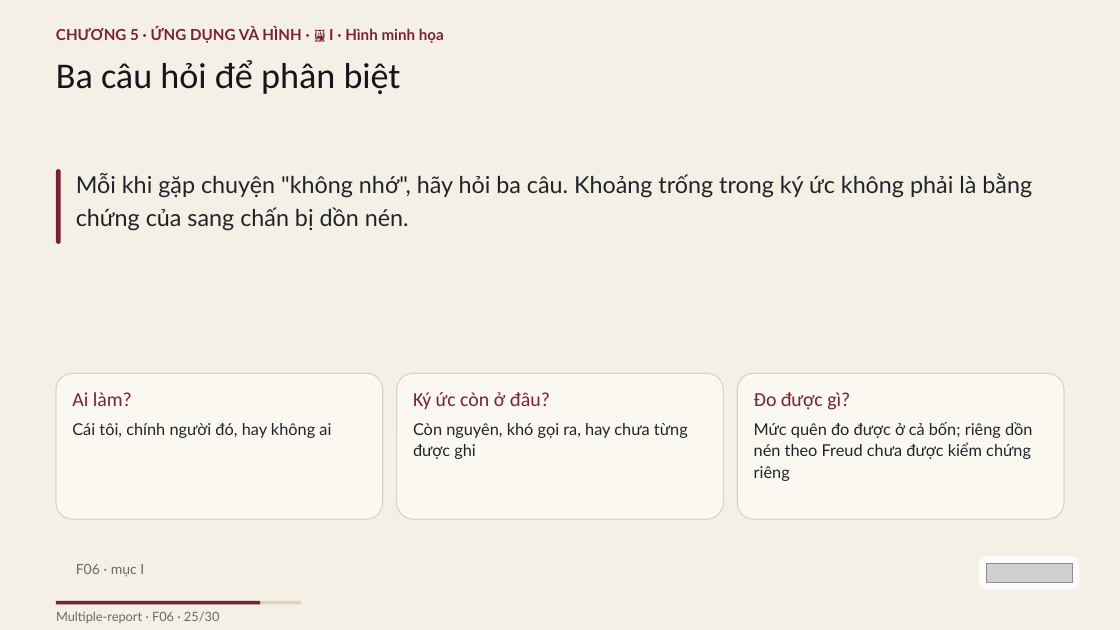
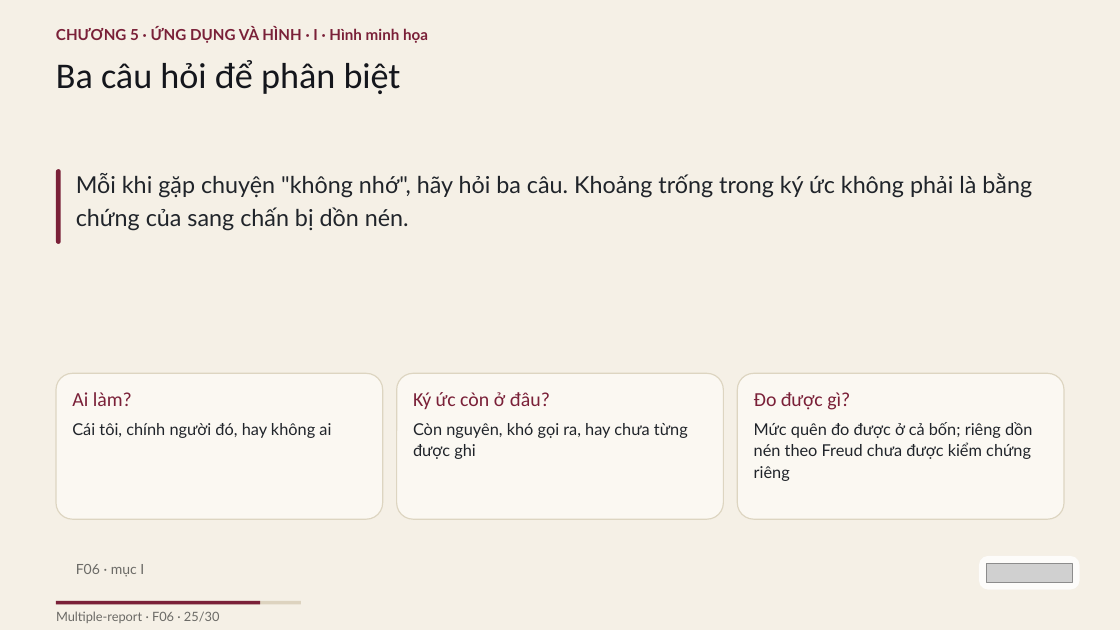
Before and after one commit to vohoailinh90/Multiple-report, a slide deck: slide 25 of psychology-knowledge/01-Sigmund-Freud/visuals/f06.pptx. Drawn at 1120x630 pixels with LibreOffice and Linux fonts; fonts in the diff are those of the drawing; grey boxes stand for pictures. Boxes give left, top, right and bottom in pixels: in the first picture for what was removed or moved away, otherwise in the second. Text is boxed around its words. In the diff, an @@ line names an element or a change of style, - is before the commit and + after.

```diff
--- a/psychology-knowledge/01-Sigmund-Freud/visuals/f06.pptx
+++ b/psychology-knowledge/01-Sigmund-Freud/visuals/f06.pptx
@@ text at [56,27,428,43]: text changed @@
-CHƯƠNG 5 · ỨNG DỤNG VÀ HÌNH · 🖼️ I · Hình minh họa
+CHƯƠNG 5 · ỨNG DỤNG VÀ HÌNH · I · Hình minh họa
```
Also in this commit, not shown: 27 other slides changed, 5 other files.
